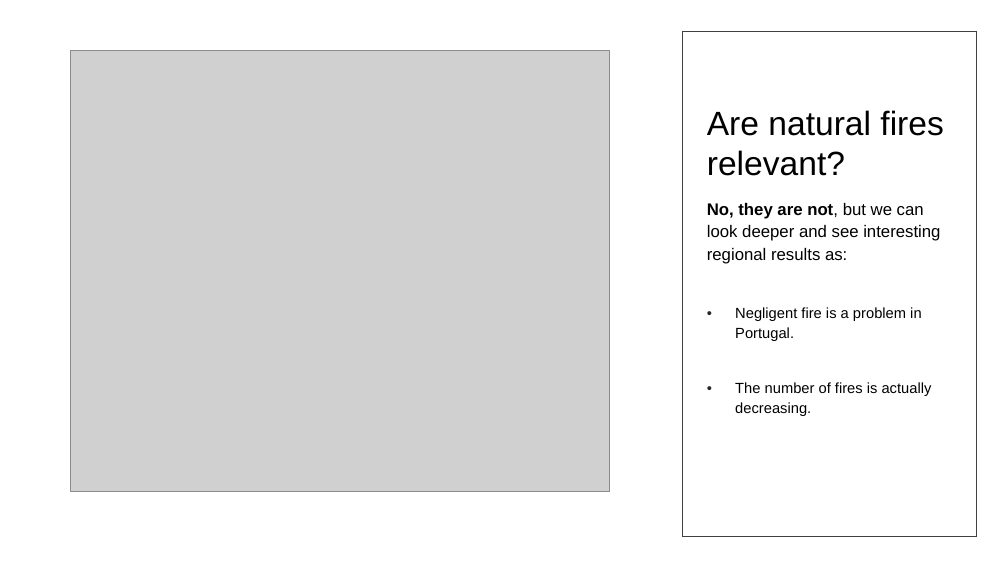
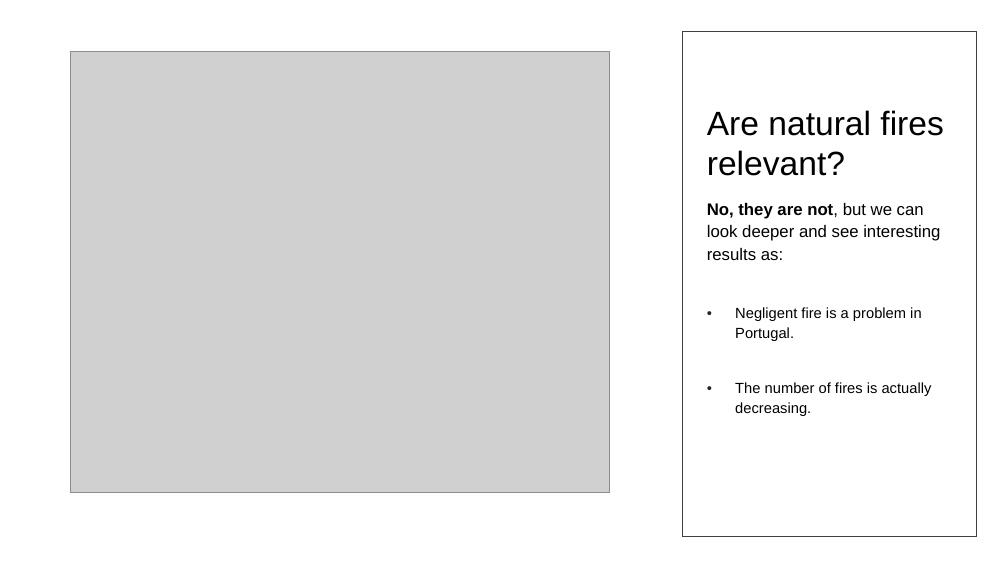
Before and after one commit to Simao-Lopes/Fire-Project, a slide deck: slide 8 of Presentation/The fires in Portugal.pptx (slide 6 before the commit). Drawn at 1008x567 pixels with LibreOffice and Linux fonts; fonts in the diff are those of the drawing; grey boxes stand for pictures; background and template pictures are left out. Boxes give left, top, right and bottom in pixels: in the first picture for what was removed or moved away, otherwise in the second. Text is boxed around its words. In the diff, an @@ line names an element or a change of style, - is before the commit and + after.

```diff
--- a/Presentation/The fires in Portugal.pptx
+++ b/Presentation/The fires in Portugal.pptx
@@ text at [707, 203, 940, 260]: text changed @@
-No, they are not, but we can look deeper and see interesting regional results as:
+No, they are not, but we can look deeper and see interesting results as:
```
Also in this commit, not shown: 9 other slides changed, 5 slides added, 20 other files.
